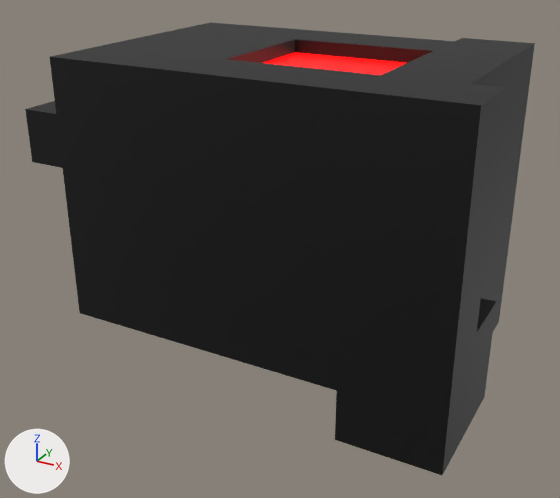
The Blender file Assets/Blender/testbuilding.blend: old version first, new version second.
Rendered twice from a 50 mm camera at (13.0, -25.0, 9.7) aimed at (-0.5, -0.4, -2.6). Arrows for +X, +Y and +Z are at lower left; the lights stay in place.
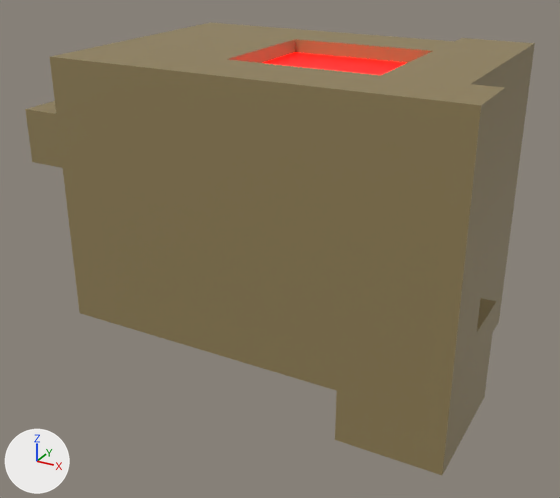
Pixel boxes (x1, y1, x2, y2) of what changed, in the pictures (560 x 498 px):
'Cube', recoloured: (25, 22, 535, 475) in both

Patch to the scene script:
```diff
--- a/Assets/Blender/testbuilding.blend.py
+++ b/Assets/Blender/testbuilding.blend.py
@@ mat_material @@
 mat_material = principled_material('Material')
-mat_material.base_color = (0.0, 0.0, 0.0)  # black #000000
+mat_material.base_color = (0.288, 0.22, 0.0981)  # yellow #928158
```
